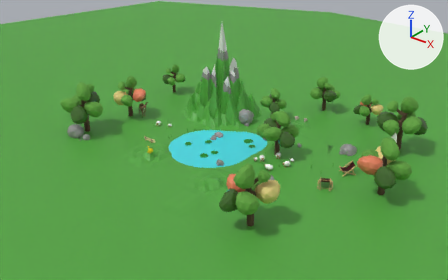
The glTF model assets/3d/nature-scene.glb as it was, and as the next commit left it.
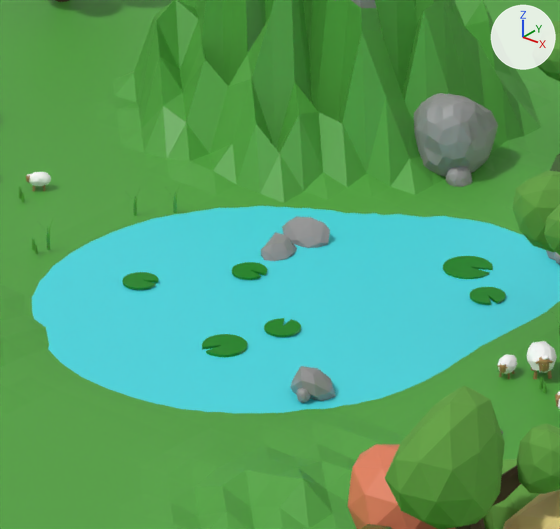
Old and new are each drawn from a 50 mm camera at (110.9, -133.9, 83.4) aimed at (5.8, -2.5, 2.0) and again close up on the part from 36% to 59% of the width and 33% to 68% of the height. Lighting does not change. The marker at upper right points along +X, +Y and +Z. Where no turn or scale is listed for an object, it has been applied to the vertices.

The first close-up shows 'Ground', 'Lac', 'Lotus.001', 'Lotus.002', 'Lotus.003', 'Lotus.004', 'Lotus.005', 'Rock', 'Rock.001', 'Rock.004', 'Rock2.012', 'SheepItemRef', 'Tree.002', 'Tree.004', 'Tree.006'.
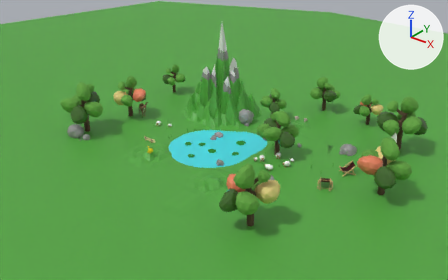
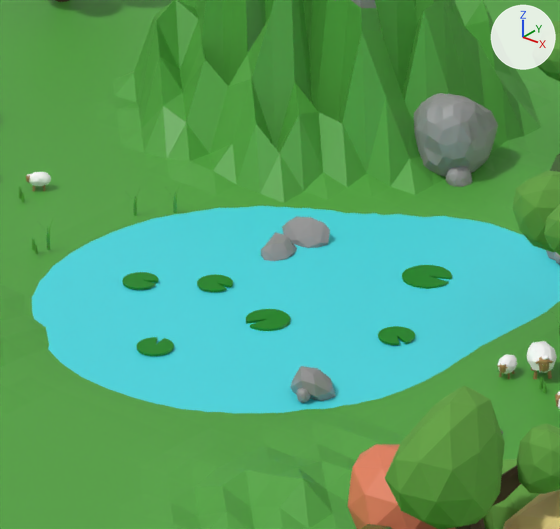
ob_lotus_instance_002 is not drawn itself; it is the parent of ob_lotus_001.
ob_lotus_instance_003 is not drawn itself; it is the parent of ob_lotus_002.
ob_lotus_instance_004 is not drawn itself; it is the parent of ob_lotus_003.
ob_lotus_instance_005 is not drawn itself; it is the parent of ob_lotus_004.

Where the change shows, as pixel boxes (x1, y1, x2, y2) in the close-ups (560 x 529 px):
'Lotus.004', moved
    before: (443, 256, 493, 279)
    after: (402, 265, 452, 289)
'Lotus.002', moved
    before: (202, 334, 247, 357)
    after: (246, 309, 290, 331)
'Lotus.001', moved
    before: (264, 318, 301, 337)
    after: (137, 337, 174, 356)
'Lotus.003', moved
    before: (470, 287, 506, 305)
    after: (378, 326, 415, 345)
'Lotus.005', moved
    before: (232, 262, 267, 280)
    after: (197, 274, 233, 292)

What the commit changed:
Object 'LOTUS INSTANCE.002' (ob_lotus_instance_002) moves from (3.236, -8.196, 0.0) to (-3.114, -14.63, 0.0).
Object 'Lotus.001' (ob_lotus_001) moves from (0.0, -2.885, -0.259) to (-0.486, -5.297, -0.259).
Object 'LOTUS INSTANCE.003' (ob_lotus_instance_003) moves from (7.908, -12.29, 0.0) to (10.12, -10.36, 0.0).
Object 'Lotus.002' (ob_lotus_002) moves from (0.0, -2.885, -0.259) to (-0.486, -5.297, -0.259).
Object 'LOTUS INSTANCE.004' (ob_lotus_instance_004) moves from (13.95, 5.344, 0.0) to (14.76, 0.0425, 0.0).
Object 'Lotus.003' (ob_lotus_003) moves from (0.0, -2.885, -0.259) to (-0.486, -5.297, -0.259).
Object 'LOTUS INSTANCE.005' (ob_lotus_instance_005) moves from (8.161, 9.184, 0.0) to (6.839, 10.27, 0.0).
Object 'Lotus.004' (ob_lotus_004) moves from (0.0, -2.885, -0.259) to (-0.486, -5.297, -0.259).
Object 'Lotus.005' (ob_lotus_005) moves from (0.0, -2.89, -0.26) to (-0.49, -5.3, -0.26).
